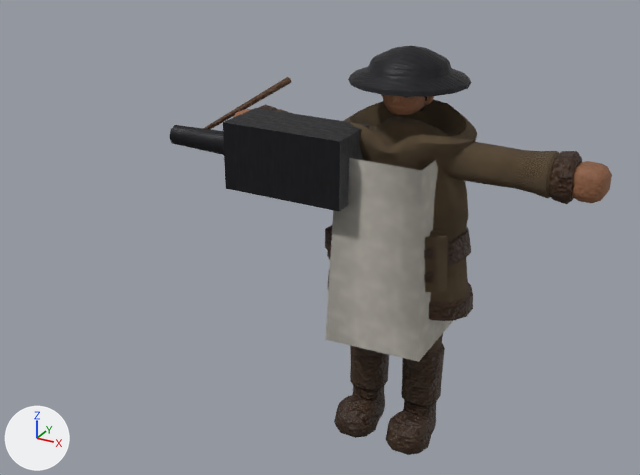
What one commit did to the glTF model csharp/Unciv.Godot/Packs/units/models/unit/Anti-Aircraft Gun.glb.
Both versions are drawn from a 50 mm lens placed at (0.661, -1.546, 1.192), pointed at (-0.098, -0.164, 0.501). Every picture has the same lights, and +X, +Y and +Z are marked at lower left. The first picture is the older version. Vertices at exactly the same position are counted once.

Before the edit, the objects in view are built like this:
```python
me_mesh_gun = bpy.data.meshes.new('Mesh_Gun')
me_mesh_gun.from_pydata(...)  # 51 vertices, 90 faces; spans x -0.197..0.197, y -0.4..0.6, z -0.507..0.26
# faces by material slot: [60, 30]
me_mesh_gun.materials.append(mat_iron)
me_mesh_gun.materials.append(mat_leather)
me_mesh_skinned = bpy.data.meshes.new('Mesh_skinned')
me_mesh_skinned.from_pydata(...)  # 2368 vertices, 4401 faces; spans x -0.92..0.92, y -0.3..0.3, z 0.02..1.99
# faces by material slot: [1422, 1592, 545, 650, 160, 32]
me_mesh_skinned.materials.append(mat_wool)
me_mesh_skinned.materials.append(mat_leather)
me_mesh_skinned.materials.append(mat_skin)
me_mesh_skinned.materials.append(mat_dark)
me_mesh_skinned.materials.append(mat_iron)
me_mesh_skinned.materials.append(mat_teamcolor)
ob_gun = bpy.data.objects.new('Gun', me_mesh_gun)
ob_gun.location = (-0.32, -0.045, 0.629)
ob_gun.rotation_euler = (1.571, 1.571, 0.0)  # degrees (90, 90, 0)
ob_gun.scale = (0.433, 0.433, 0.433)
ob_warrior = bpy.data.objects.new('Warrior', me_mesh_skinned)
ob_warrior.location = (0.0, 0.0, -0.011)
ob_warrior.scale = (0.433, 0.433, 0.433)
```
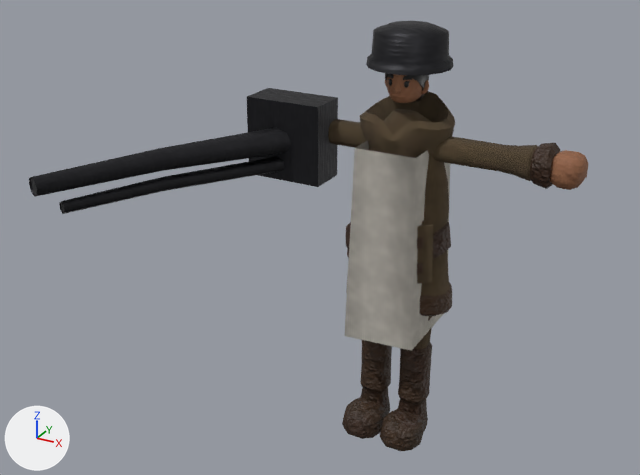
What differs and where, as boxes (x1, y1, x2, y2) in the pictures (640 x 475 px; the box of a moved part takes in the faces that stretch with it):
'Warrior', reshaped, moved, rescaled
    before: (233, 46, 612, 455)
    after: (329, 21, 588, 451)
'Gun', reshaped, moved, rescaled (55% wider)
    before: (170, 77, 369, 211)
    after: (29, 88, 338, 214)
part 1 of me_mesh_skinned, moved or reshaped
    before: (325, 99, 477, 321)
    after: (346, 91, 455, 316)
part 2 of me_mesh_skinned, moved or reshaped
    before: (382, 95, 428, 115)
    after: (385, 73, 429, 103)
part 3 of me_mesh_skinned, moved or reshaped
    before: (424, 96, 434, 105)
    after: (421, 80, 429, 94)
part 4 of me_mesh_skinned, moved or reshaped
    before: (391, 96, 400, 104)
    after: (394, 83, 401, 93)
part 5 of me_mesh_skinned, moved or reshaped
    before: (326, 158, 466, 362)
    after: (345, 140, 450, 351)
part 6 of me_mesh_skinned, moved or reshaped
    before: (233, 46, 612, 204)
    after: (329, 21, 588, 190)
part 7 of me_mesh_skinned, moved or reshaped
    before: (334, 334, 445, 455)
    after: (342, 316, 432, 451)
part 8 of me_mesh_gun, added
    after: (247, 88, 338, 187)
part 9 of me_mesh_gun, added
    after: (29, 127, 291, 197)
part 10 of me_mesh_gun, added
    after: (59, 157, 284, 214)
part 11 of me_mesh_gun, deleted
    before: (203, 77, 291, 129)
part 12 of me_mesh_gun, deleted
    before: (170, 108, 369, 211)

Patch to the scene script:
```diff
--- a/csharp/Unciv.Godot/Packs/units/models/unit/Anti-Aircraft Gun.glb.py
+++ b/csharp/Unciv.Godot/Packs/units/models/unit/Anti-Aircraft Gun.glb.py
@@ me_mesh_skinned @@
 # used by ob_warrior; location = (0.0, 0.0, -0.011); scale = (0.433, 0.433, 0.433)
-me_mesh_skinned.from_pydata(...)  # 2368 vertices, 4401 faces; spans x -0.92..0.92, y -0.3..0.3, z 0.02..1.99
+me_mesh_skinned.from_pydata(...)  # 2368 vertices, 4401 faces; spans x -0.85..0.85, y -0.25..0.23, z 0.04..2.18
+# me_mesh_skinned part 1: the loose piece of 565 vertices spanning x -0.37..0.37, y -0.25..0.24, z 0.76..1.72 is scaled about its middle by (0.743, 0.796, 1.11), then moved by (0.0, 0.0, 0.09)
+# me_mesh_skinned part 2: the loose piece of 300 vertices spanning x -0.12..0.12, y -0.13..0.19, z 1.66..1.97 is scaled about its middle by (0.851, 0.885, 0.926), then moved by (0.0, 0.0, 0.13)
+# me_mesh_skinned part 3: the loose piece of 34 vertices spanning x 0.09..0.13, y -0.01..0.02, z 1.74..1.82 is moved by (-0.02, 0.0, 0.13)
+# me_mesh_skinned part 4: the loose piece of 33 vertices spanning x -0.02..0.02, y -0.13..-0.07, z 1.76..1.82 is moved by (0.0, 0.01, 0.13)
+# me_mesh_skinned part 5: the loose piece of 20 vertices spanning x -0.24..0.24, y -0.3..0.29, z 0.61..1.54 is scaled about the mesh origin by (0.757, 0.796, 1.07)
+# me_mesh_skinned part 6: 554 of 2368 vertices moved; they spanned x -0.92..0.92, y -0.24..0.3, z 1.41..1.99 and now span x -0.85..0.85, y -0.17..0.23, z 1.54..2.18; mean shift (0.0, 0.0, 0.13); largest move (0.0, -0.14, 1.92) -> (0.0, -0.14, 2.15)
+# me_mesh_skinned part 7: 422 of 2368 vertices moved; they spanned x -0.26..0.26, y -0.25..0.11, z 0.02..0.94 and now span x -0.22..0.22, y -0.25..0.1, z 0.04..1.0; mean shift (0.0, 0.0, 0.03); largest move (0.21, -0.03, 0.9) -> (0.17, -0.03, 0.95)
+# other edits to the shape of me_mesh_skinned do not show in these pictures
 me_mesh_skinned.materials.append(mat_wool)
@@ me_mesh_gun @@
 # used by ob_gun; location = (-0.32, -0.045, 0.629); rotation_euler = (1.571, 1.571, 0.0), in degrees (90, 90, 0); scale = (0.433, 0.433, 0.433)
-me_mesh_gun.from_pydata(...)  # 51 vertices, 90 faces; spans x -0.197..0.197, y -0.4..0.6, z -0.507..0.26
+me_mesh_gun.from_pydata(...)  # 54 vertices, 96 faces; spans x -0.2..0.2, y -0.541..0.3, z -0.15..1.119
+# me_mesh_gun part 8: a new loose piece, a box spanning x -0.2..0.2, y -0.1..0.3, z -0.15..0.05, in mat_iron
+# me_mesh_gun part 9: a new loose piece of 26 vertices spanning x -0.07..0.07, y -0.541..0.159, z -0.038..1.119, in mat_iron
+# me_mesh_gun part 10: a new loose piece of 20 vertices spanning x 0.08..0.16, y -0.474..0.129, z -0.019..1.011, in mat_iron
+# me_mesh_gun part 11: the loose piece of 17 vertices spanning x -0.197..0.197, y -0.319..-0.082, z -0.507..0.116 is deleted
+# me_mesh_gun part 12
+# 34 vertices are removed from x -0.16..0.16, y -0.4..0.6, z -0.02..0.26
+# 60 faces are deleted
 me_mesh_gun.materials.append(mat_iron)
-me_mesh_gun.materials.append(mat_leather)
@@ ob_warrior @@
 ob_warrior = bpy.data.objects.new('Warrior', me_mesh_skinned)
-ob_warrior.location = (0.0, 0.0, -0.011)
-ob_warrior.scale = (0.433, 0.433, 0.433)
+ob_warrior.location = (0.0, 0.0, -0.015)
+ob_warrior.scale = (0.415, 0.415, 0.415)
@@ ob_gun @@
 ob_gun = bpy.data.objects.new('Gun', me_mesh_gun)
-ob_gun.location = (-0.32, -0.045, 0.629)
+ob_gun.location = (-0.281, -0.047, 0.646)
 ob_gun.rotation_euler = (1.571, 1.571, 0.0)  # degrees (90, 90, 0)
-ob_gun.scale = (0.433, 0.433, 0.433)
+ob_gun.scale = (0.415, 0.415, 0.415)
```
